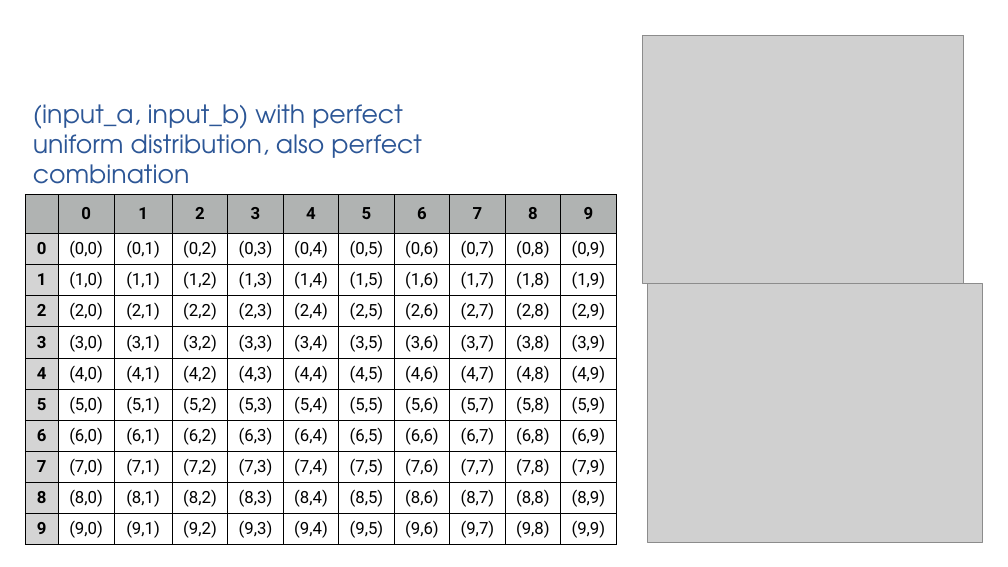
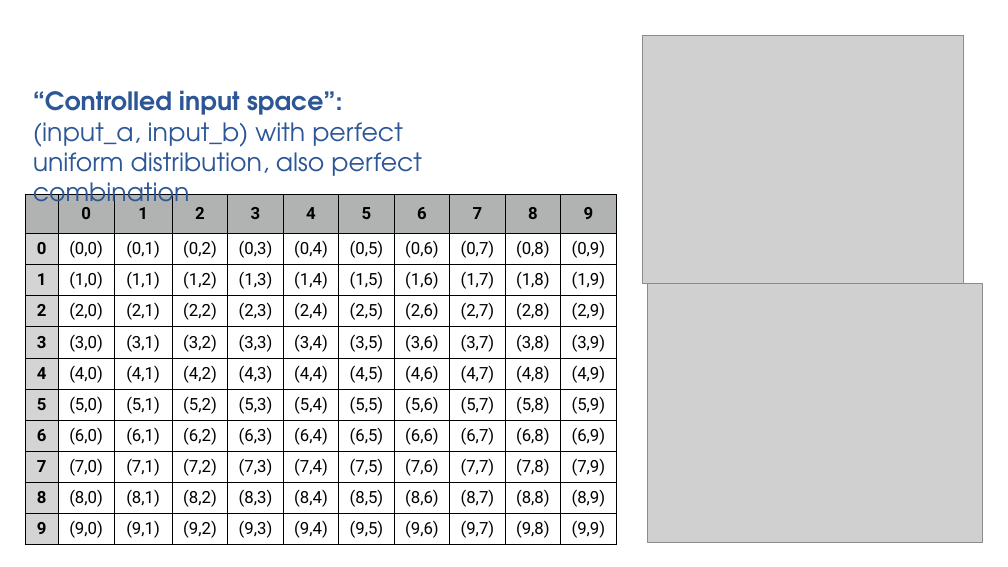
Before and after one commit to aduquet/PhDStuff_repo, a slide deck: slide 7 of ProgressMeetings/Oct_13_22.pptx. Drawn at 1008x567 pixels with LibreOffice and Linux fonts; fonts in the diff are those of the drawing; grey boxes stand for pictures; background and template pictures are left out. Boxes give left, top, right and bottom in pixels: in the first picture for what was removed or moved away, otherwise in the second. Text is boxed around its words. In the diff, an @@ line names an element or a change of style, - is before the commit and + after.

```diff
--- a/ProgressMeetings/Oct_13_22.pptx
+++ b/ProgressMeetings/Oct_13_22.pptx
@@ text "“Controlled input space”:": place and size @@
-text "“Controlled input space”:" at [33, 104, 422, 165]
+text "“Controlled input space”:" at [33, 90, 422, 183]
@@ text at [33, 90, 343, 115]: paragraph added @@
+“Controlled input space”:
```
Also in this commit, not shown: 1 slide added, 2 other files.
